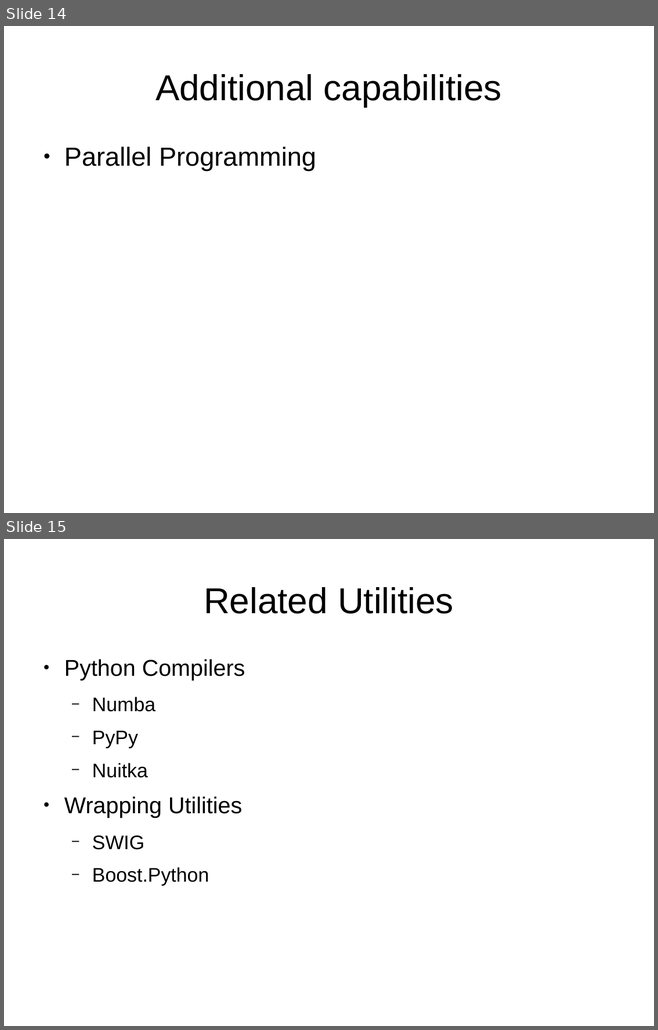
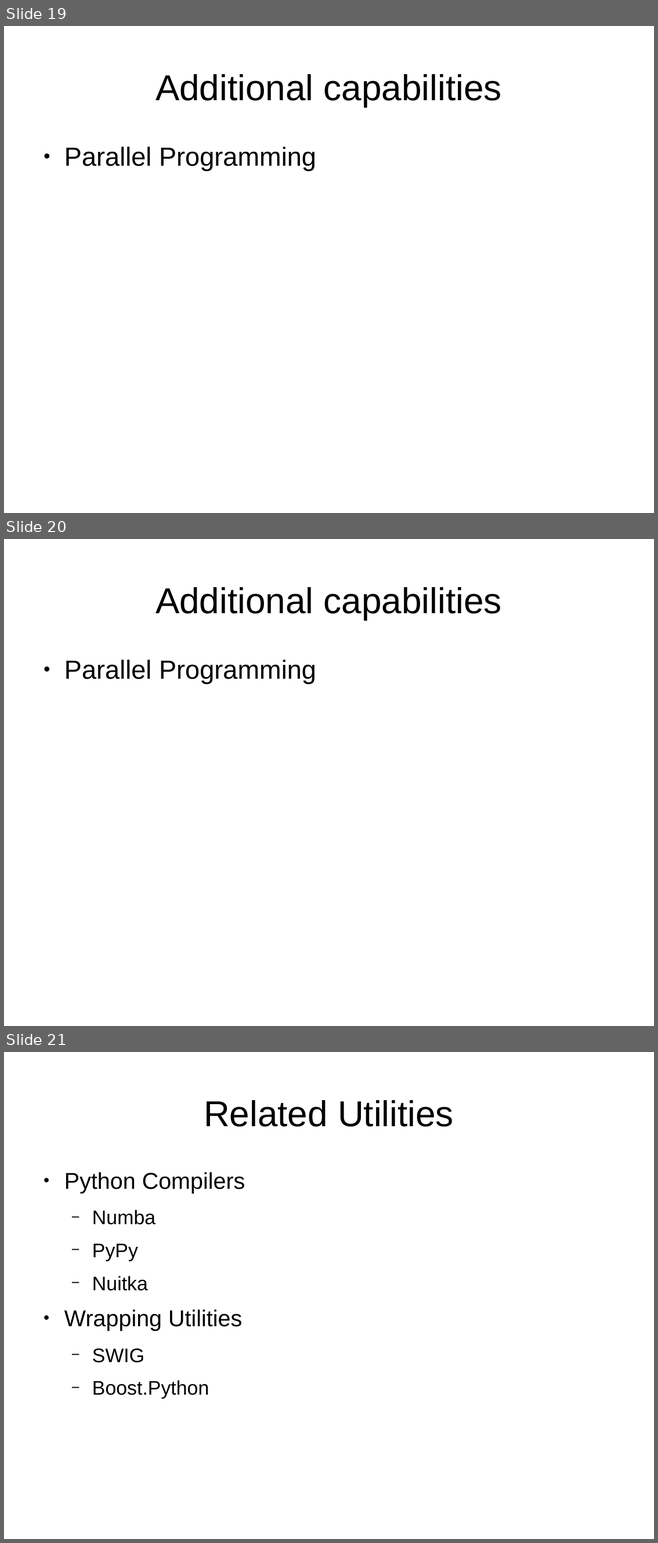
Before and after one commit to bmagill1250/757_Python_Users, a slide deck: April_2015/Cython_2015-04-08.odp. Shown one above the other, each under a label of ours: slides 14 and 15 before the commit, slides 19, 20 and 21 after it. The pictures are 658x1030 and 658x1543 pixels, drawn with LibreOffice and Linux fonts; fonts in the diff are those of the drawing. Boxes give left, top, right and bottom in pixels: in the first picture for what was removed or moved away, otherwise in the second. Text is boxed around its words. In the diff, an @@ line names an element or a change of style, - is before the commit and + after.

```diff
--- a/April_2015/Cython_2015-04-08.odp
+++ b/April_2015/Cython_2015-04-08.odp
@@ slide 20 added at [4,539,654,1026], background #FFFFFF @@
@@ title added at [155,587,502,620], 44 pt, text #000000 @@
+Additional capabilities
@@ text added at [64,660,316,684], 32 pt, text #000000 @@
+● Parallel Programming
@@ what was slide 14 is now slide 19 @@
@@ what was slide 15 is now slide 21 @@
```
Also in this commit, not shown: 6 slides changed, 9 other slides added, 4 slides removed, 18 other files.
